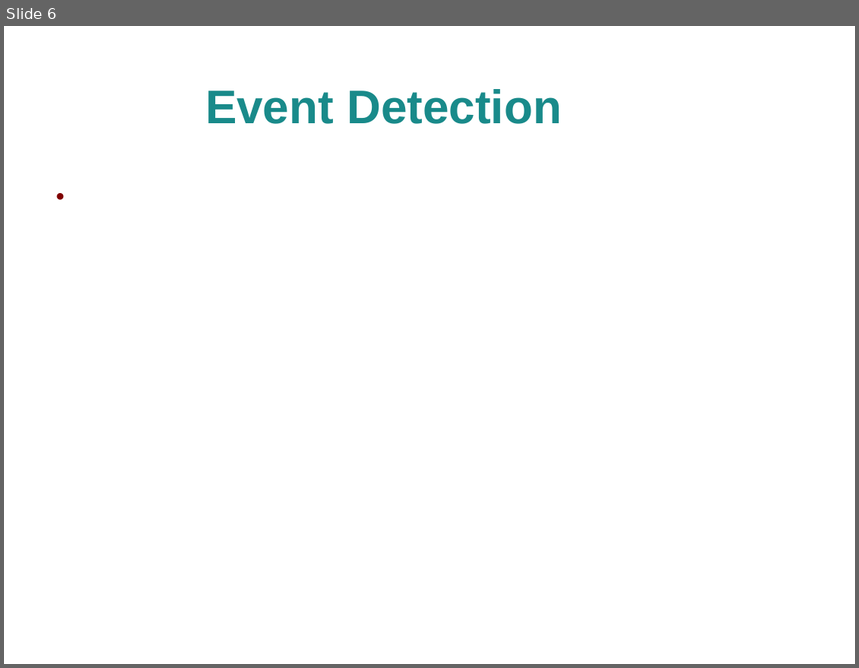
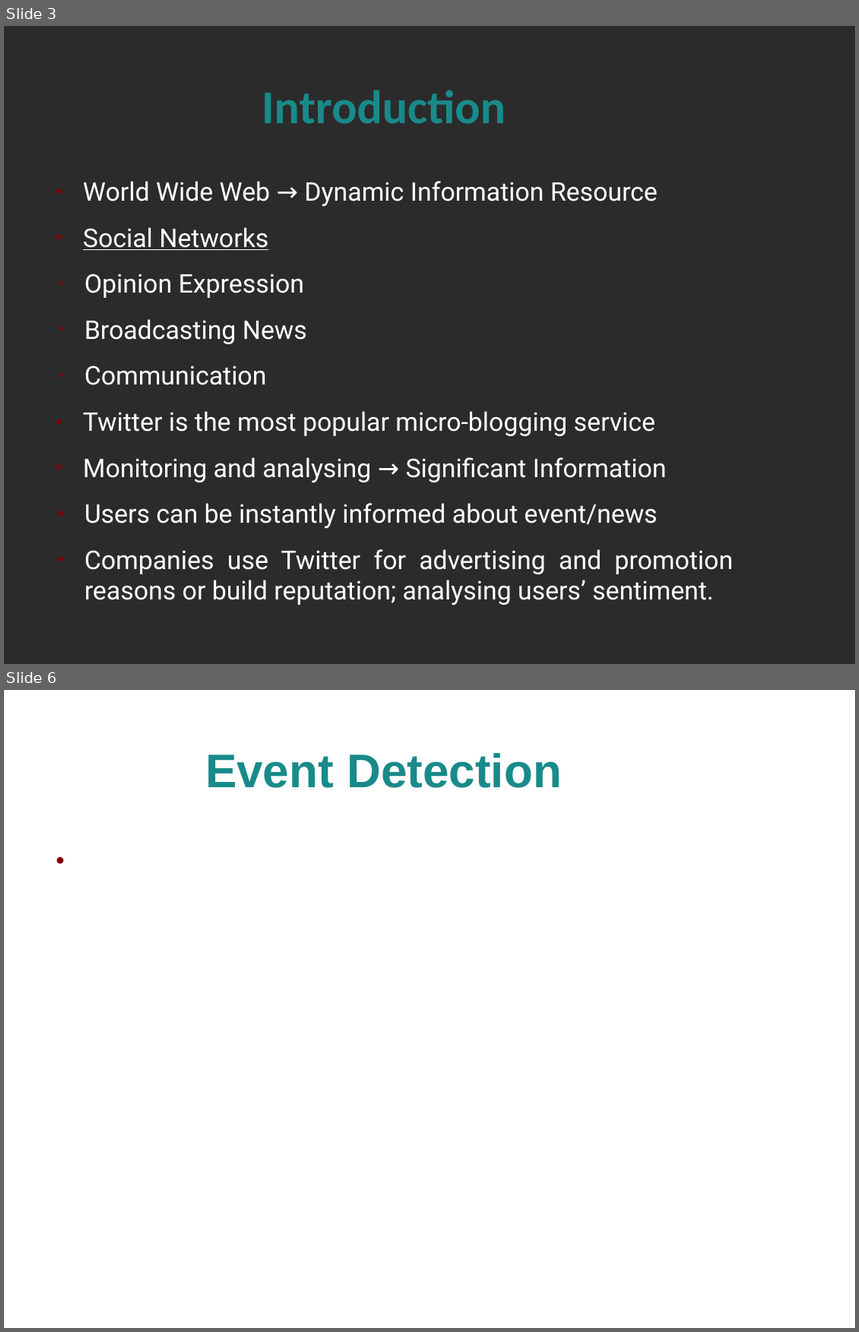
Before and after one commit to alextsil/twitter-topic-detection-and-analysis, a slide deck: parousiasi/presentation.odp. Shown one above the other, each under a label of ours: slide 6 before the commit, slides 3 and 6 after it; the slides between them are not shown. The pictures are 859x668 and 859x1332 pixels, drawn with LibreOffice and Linux fonts; fonts in the diff are those of the drawing; background and template pictures are left out; a plain dark background stands for a picture behind light text. Boxes give left, top, right and bottom in pixels: in the first picture for what was removed or moved away, otherwise in the second. Text is boxed around its words. In the diff, an @@ line names an element or a change of style, - is before the commit and + after.

Commit message:
Presentation Intro

```diff
--- a/parousiasi/presentation.odp
+++ b/parousiasi/presentation.odp
@@ slide 3 added at (4, 26, 855, 664), background picture (left out) @@
@@ title added at (262, 90, 506, 124), 44 pt, text #198A8A, bold @@
+Introduction
@@ text added at (83, 181, 734, 606), 24 pt, text #FFFFFF @@
+● World Wide Web → Dynamic Information Resource
+● Social Networks
+➢ Opinion Expression
+➢ Broadcasting News
+➢ Communication
+● Twitter is the most popular micro-blogging service
+● Monitoring and analysing → Significant Information
+● Users can be instantly informed about event/news
+● Companies use Twitter for advertising and promotion reasons or build reputation; analysing users’ sentiment.
```
Also in this commit, not shown: 12 slides changed, 2 other slides added, 2 slides removed, 1 other file.
